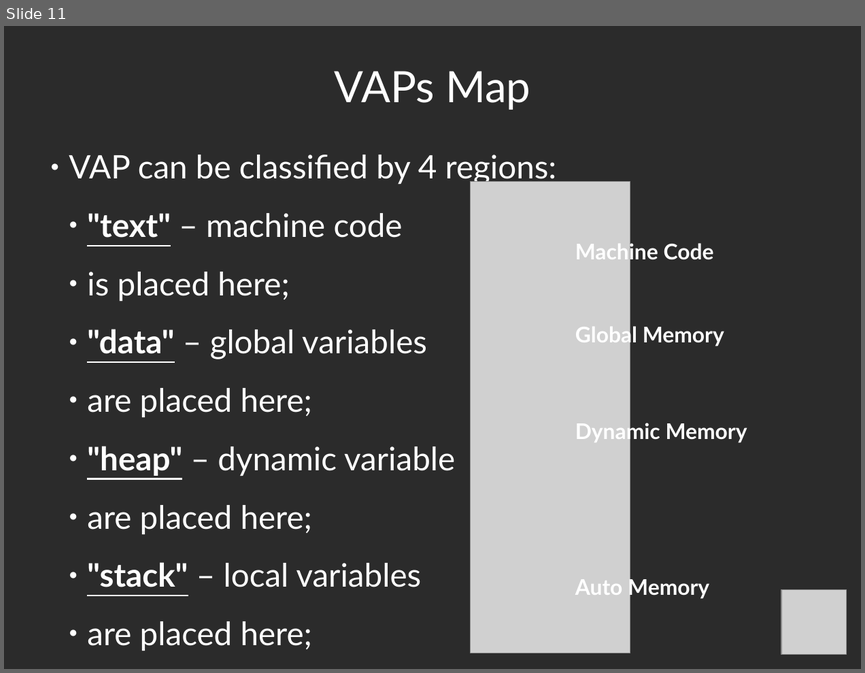
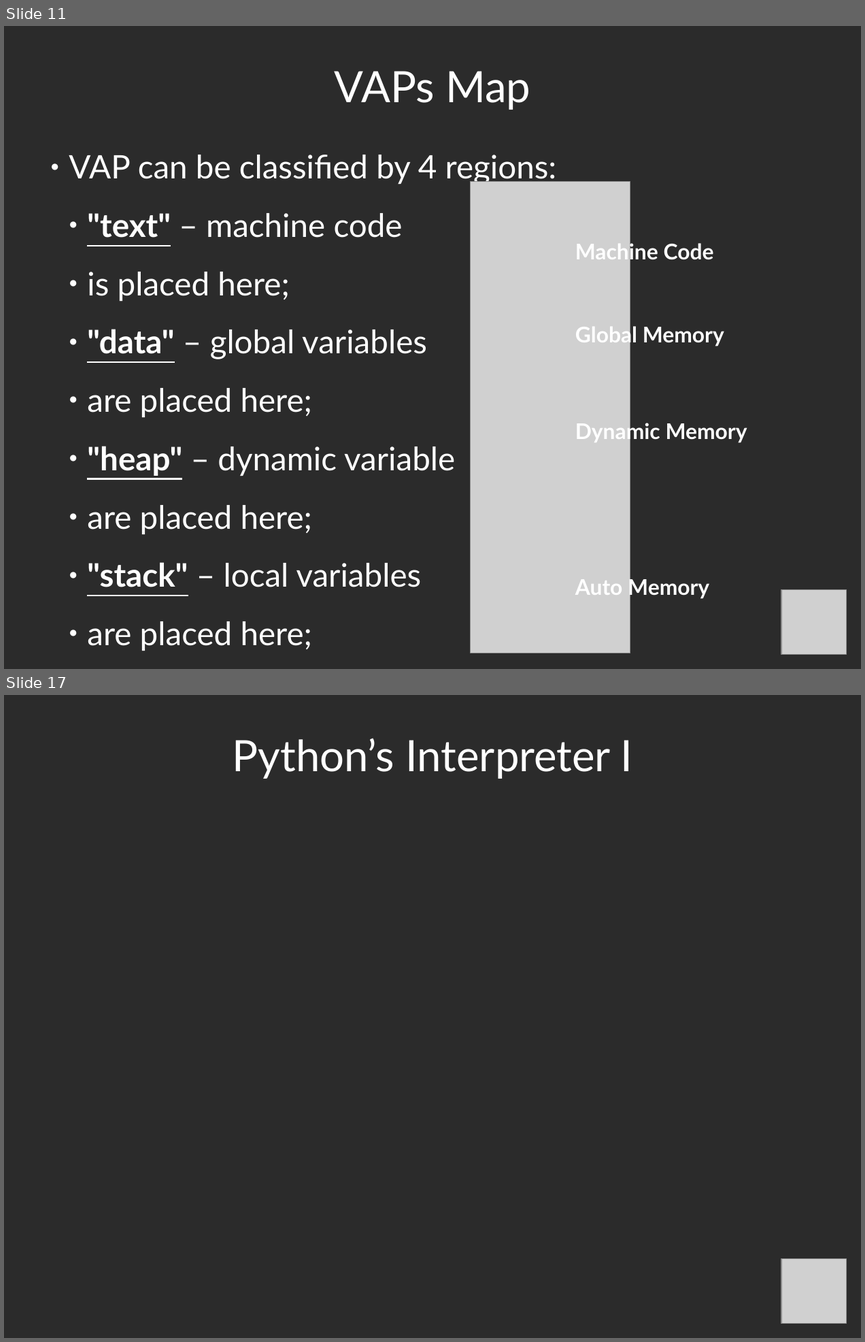
Before and after one commit to bmstu-fs12/01-sem-py-algo, a slide deck: week-01/presentation_2_4x3.odp. Shown one above the other, each under a label of ours: slide 11 before the commit, slides 11 and 17 after it; the slides between them are not shown. The pictures are 865x673 and 865x1342 pixels, drawn with LibreOffice and Linux fonts; fonts in the diff are those of the drawing; grey boxes stand for pictures; background and template pictures are left out; a plain dark background stands for a picture behind light text. Boxes give left, top, right and bottom in pixels: in the first picture for what was removed or moved away, otherwise in the second. Text is boxed around its words. In the diff, an @@ line names an element or a change of style, - is before the commit and + after.

```diff
--- a/week-01/presentation_2_4x3.odp
+++ b/week-01/presentation_2_4x3.odp
@@ slide 17 added at bbox=[4, 695, 861, 1338], background picture (left out) @@
@@ title added at bbox=[232, 738, 633, 779], 40 pt, text #FFFFFF @@
+Python’s Interpreter I
@@ picture added at bbox=[781, 1259, 846, 1323] @@
```
Also in this commit, not shown: 1 slide changed, 7 other slides added, 1 slide removed, 1 other file.
